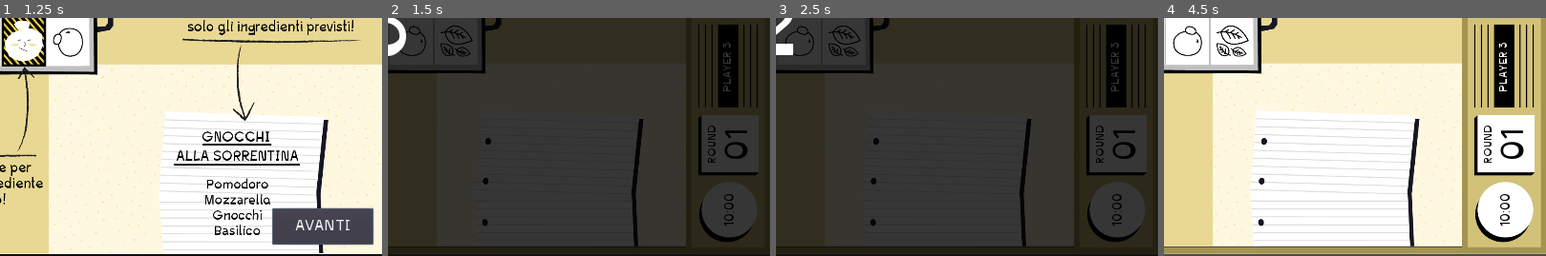
Above: before the commit, frames 1-4 (left to right).
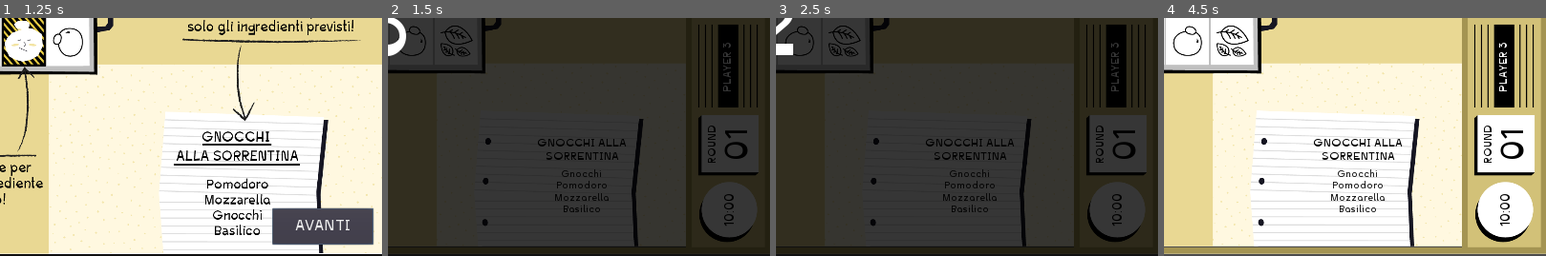
Above: after the commit, the same moments.

Repository: nuco-san/rotary_game
Game: Godot game, scene res://Scenes/Minigiochi/Minigioco_3.tscn
The game is run twice, just before and just after one commit, with the same random seed, the same clock (stepped at 60 frames per second) and the same inputs. This scene is started directly instead of the project's main scene.
Inputs:
- Up to frame 1 (1.25 s): click "AVANTI" at 0.5 s
- Up to frame 2 (1.5 s): click "AVANTI" at 1.25 s
- Up to frame 3 (2.5 s): tap Enter at 2 s
- Up to frame 4 (4.5 s): tap Space at 2.75 s; tap Enter at 4.25 s
The pictures show only the part of the screen within x 50-100%, y 50-100%; the shares and areas given below are measured in that part.

Frame 1 is identical in both runs. In frame 2, 0.9% of the frame differs, in the area x 39-63%, y 50-82%; in frame 3, 0.9%; in frame 4, 1.3%.

Commit message:
implementato lista della spesa

Diff:
--- /dev/null
+++ b/Scenes/FoodList.gd
@@ -0,0 +1,25 @@
+extends VBoxContainer
+
+export(PackedScene) var ListItem
+export(Array) var foods
+export(String) var title
+
+func _ready():
+	Global.connect("tick_item", self, "tick_item")
+	Global.connect("untick_item", self, "untick_item")
+	$Title.text = title
+	for food in foods:
+		var new_list_item = ListItem.instance()
+		new_list_item.item_name = food
+		$VBoxContainer.add_child(new_list_item)
+
+func tick_item(food_name):
+	for item in $VBoxContainer.get_children():
+		if item.item_name == food_name:
+			item.tick()
+
+
+func untick_item(food_name):
+	for item in $VBoxContainer.get_children():
+		if item.item_name == food_name:
+			item.untick()
--- /dev/null
+++ b/Scenes/FoodList.tscn
@@ -0,0 +1,32 @@
+[gd_scene load_steps=5 format=2]
+
+[ext_resource path="res://Scenes/FoodList.gd" type="Script" id=1]
+[ext_resource path="res://Scenes/ListItem.tscn" type="PackedScene" id=2]
+[ext_resource path="res://00_Font_ROTARY/Inconstant-Base100.ttf" type="DynamicFontData" id=3]
+
+[sub_resource type="DynamicFont" id=1]
+size = 30
+font_data = ExtResource( 3 )
+
+[node name="FoodList" type="VBoxContainer"]
+margin_right = 350.0
+margin_bottom = 250.0
+rect_min_size = Vector2( 350, 250 )
+custom_constants/separation = 15
+script = ExtResource( 1 )
+ListItem = ExtResource( 2 )
+
+[node name="Title" type="Label" parent="."]
+margin_right = 350.0
+margin_bottom = 32.0
+custom_colors/font_color = Color( 0, 0, 0, 1 )
+custom_fonts/font = SubResource( 1 )
+text = "Lista della spesa"
+align = 1
+autowrap = true
+uppercase = true
+
+[node name="VBoxContainer" type="VBoxContainer" parent="."]
+margin_top = 47.0
+margin_right = 350.0
+margin_bottom = 47.0
--- a/Scenes/FoodTrack.gd
+++ b/Scenes/FoodTrack.gd
@@ -52,12 +52,14 @@
 			$FinishingPoint/FoodBackgroundWrong.hide()
 			is_filled_correctly = true
 			Global.emit_signal("track_filled", true)
+			Global.emit_signal("tick_item", acceptable_id)
 	else:
 		$FinishingPoint/FoodBackgroundCorrect.hide()
 		$FinishingPoint/FoodBackgroundWrong.show()
 		if is_filled_correctly:
 			is_filled_correctly = false
 			Global.emit_signal("track_filled", false)
+			Global.emit_signal("untick_item", acceptable_id)
 	$FinishingPoint/ArrivedFoodSprite.texture = load("res://04_Sprite_EXPORT_ROTARY/Sprite_prodotti_senzaombra_EXPORT_ROTARY/" + area.food_id + "_sprite.png")
 	emit_signal("track_empty", track_id)
 	area.destroy_arrive()
--- a/Scenes/Global.gd
+++ b/Scenes/Global.gd
@@ -7,6 +7,8 @@
 signal track_filled
 signal timer_updated
 signal round_updated
+signal tick_item
+signal untick_item
 
 
 func next_minigame():
--- /dev/null
+++ b/Scenes/ListItem.gd
@@ -0,0 +1,14 @@
+extends Control
+
+
+export(String) var item_name
+
+func _ready():
+	$ListaLabel.text = item_name
+
+
+func tick():
+	$Barra.show()
+
+func untick():
+	$Barra.hide()
--- /dev/null
+++ b/Scenes/ListItem.tscn
@@ -0,0 +1,34 @@
+[gd_scene load_steps=4 format=2]
+
+[ext_resource path="res://00_Font_ROTARY/Inconstant-Base100.ttf" type="DynamicFontData" id=1]
+[ext_resource path="res://Scenes/ListItem.gd" type="Script" id=2]
+
+[sub_resource type="DynamicFont" id=1]
+size = 26
+font_data = ExtResource( 1 )
+
+[node name="ListItem" type="Control"]
+anchor_right = 1.0
+anchor_bottom = 1.0
+margin_right = -1671.0
+margin_bottom = -1176.0
+rect_min_size = Vector2( 350, 26 )
+script = ExtResource( 2 )
+
+[node name="ListaLabel" type="Label" parent="."]
+margin_right = 235.0
+margin_bottom = 28.0
+rect_min_size = Vector2( 350, 0 )
+custom_colors/font_color = Color( 0, 0, 0, 1 )
+custom_fonts/font = SubResource( 1 )
+text = "qualcosa"
+align = 1
+valign = 1
+
+[node name="Barra" type="ColorRect" parent="."]
+visible = false
+margin_left = 94.0
+margin_top = 12.0
+margin_right = 258.0
+margin_bottom = 15.0
+color = Color( 0, 0, 0, 1 )
--- a/Scenes/Minigiochi/Minigioco_1.tscn
+++ b/Scenes/Minigiochi/Minigioco_1.tscn
@@ -3,6 +3,30 @@
 [ext_resource path="res://Scenes/Minigioco.tscn" type="PackedScene" id=1]
 
 [node name="Minigioco_1" instance=ExtResource( 1 )]
+
+[node name="FoodBackgroundWrong" parent="TrackManagerBottom/FoodTrack_1/FinishingPoint" index="3"]
+frame = 2
+
+[node name="FoodBackgroundWrong" parent="TrackManagerBottom/FoodTrack_2/FinishingPoint" index="3"]
+frame = 2
+
+[node name="FoodBackgroundWrong" parent="TrackManagerRight/FoodTrack_1/FinishingPoint" index="3"]
+frame = 2
+
+[node name="FoodBackgroundWrong" parent="TrackManagerRight/FoodTrack_2/FinishingPoint" index="3"]
+frame = 2
+
+[node name="FoodBackgroundWrong" parent="TrackManagerTop/FoodTrack_1/FinishingPoint" index="3"]
+frame = 2
+
+[node name="FoodBackgroundWrong" parent="TrackManagerTop/FoodTrack_2/FinishingPoint" index="3"]
+frame = 2
+
+[node name="FoodList" parent="UI" index="5"]
+margin_left = 1291.0
+margin_right = 1641.0
+foods = [ "Pomodoro", "Formaggio", "Basilico", "Mozzarella", "Carota", "Zucchina", "Uova", "Gnocchi" ]
+title = "Lista della spesa"
 
 [editable path="TrackManagerLeft"]
 [editable path="TrackManagerBottom"]
@@ -18,3 +42,4 @@
 [editable path="UI/PlayerUIBottom"]
 [editable path="UI/PlayerUIRight"]
 [editable path="UI/PlayerUITop"]
+[editable path="UI/FoodList"]
--- a/Scenes/Minigiochi/Minigioco_2.tscn
+++ b/Scenes/Minigiochi/Minigioco_2.tscn
@@ -20,7 +20,7 @@
 position = Vector2( 657, -4 )
 
 [node name="FoodBackgroundWrong" parent="TrackManagerLeft/FoodTrack_1/FinishingPoint" index="3"]
-frame = 0
+frame = 1
 
 [node name="FoodTrack_2" parent="TrackManagerLeft" index="1"]
 food_res = ExtResource( 4 )
@@ -30,7 +30,7 @@
 position = Vector2( 657, -8 )
 
 [node name="FoodBackgroundWrong" parent="TrackManagerLeft/FoodTrack_2/FinishingPoint" index="3"]
-frame = 0
+frame = 1
 
 [node name="FoodTrack_1" parent="TrackManagerBottom" index="0"]
 food_res = ExtResource( 4 )
@@ -39,12 +39,18 @@
 [node name="FinishingPoint" parent="TrackManagerBottom/FoodTrack_1" index="0"]
 position = Vector2( 18, -588 )
 
+[node name="FoodBackgroundWrong" parent="TrackManagerBottom/FoodTrack_1/FinishingPoint" index="3"]
+frame = 2
+
 [node name="FoodTrack_2" parent="TrackManagerBottom" index="1"]
 food_res = ExtResource( 4 )
 acceptable_id = "Carota"
 
 [node name="FinishingPoint" parent="TrackManagerBottom/FoodTrack_2" index="0"]
 position = Vector2( 12, -586 )
+
+[node name="FoodBackgroundWrong" parent="TrackManagerBottom/FoodTrack_2/FinishingPoint" index="3"]
+frame = 2
 
 [node name="FoodTrack_1" parent="TrackManagerRight" index="0"]
 food_res = ExtResource( 4 )
@@ -53,12 +59,18 @@
 [node name="FinishingPoint" parent="TrackManagerRight/FoodTrack_1" index="0"]
 position = Vector2( -639, -3 )
 
+[node name="FoodBackgroundWrong" parent="TrackManagerRight/FoodTrack_1/FinishingPoint" index="3"]
+frame = 2
+
 [node name="FoodTrack_2" parent="TrackManagerRight" index="1"]
 food_res = ExtResource( 4 )
 acceptable_id = "Formaggio"
 
 [node name="FinishingPoint" parent="TrackManagerRight/FoodTrack_2" index="0"]
 position = Vector2( -638, -6 )
+
+[node name="FoodBackgroundWrong" parent="TrackManagerRight/FoodTrack_2/FinishingPoint" index="3"]
+frame = 2
 
 [node name="FoodTrack_1" parent="TrackManagerTop" index="0"]
 food_res = ExtResource( 4 )
@@ -67,14 +79,23 @@
 [node name="FinishingPoint" parent="TrackManagerTop/FoodTrack_1" index="0"]
 position = Vector2( 17, 572 )
 
+[node name="FoodBackgroundWrong" parent="TrackManagerTop/FoodTrack_1/FinishingPoint" index="3"]
+frame = 2
+
 [node name="FoodTrack_2" parent="TrackManagerTop" index="1"]
 food_res = ExtResource( 4 )
 
 [node name="FinishingPoint" parent="TrackManagerTop/FoodTrack_2" index="0"]
 position = Vector2( 11, 573 )
 
+[node name="FoodBackgroundWrong" parent="TrackManagerTop/FoodTrack_2/FinishingPoint" index="3"]
+frame = 2
+
 [node name="Sfondo_sopra" parent="." index="5"]
 texture = ExtResource( 3 )
+
+[node name="FoodList" parent="UI" index="5"]
+visible = false
 
 [node name="IntroSlides" parent="." index="7"]
 texture = ExtResource( 6 )
@@ -96,3 +117,4 @@
 [editable path="UI/PlayerUIBottom"]
 [editable path="UI/PlayerUIRight"]
 [editable path="UI/PlayerUITop"]
+[editable path="UI/FoodList"]
--- a/Scenes/Minigiochi/Minigioco_3.tscn
+++ b/Scenes/Minigiochi/Minigioco_3.tscn
@@ -20,7 +20,7 @@
 position = Vector2( 672, -6 )
 
 [node name="FoodBackgroundWrong" parent="TrackManagerLeft/FoodTrack_1/FinishingPoint" index="3"]
-frame = 1
+frame = 0
 
 [node name="FoodTrack_2" parent="TrackManagerLeft" index="1"]
 food_res = ExtResource( 4 )
@@ -30,7 +30,7 @@
 position = Vector2( 672, -7 )
 
 [node name="FoodBackgroundWrong" parent="TrackManagerLeft/FoodTrack_2/FinishingPoint" index="3"]
-frame = 1
+frame = 0
 
 [node name="FoodTrack_1" parent="TrackManagerBottom" index="0"]
 food_res = ExtResource( 4 )
@@ -39,18 +39,12 @@
 [node name="FinishingPoint" parent="TrackManagerBottom/FoodTrack_1" index="0"]
 position = Vector2( 11, -592 )
 
-[node name="FoodBackgroundWrong" parent="TrackManagerBottom/FoodTrack_1/FinishingPoint" index="3"]
-frame = 2
-
 [node name="FoodTrack_2" parent="TrackManagerBottom" index="1"]
 food_res = ExtResource( 4 )
 acceptable_id = "Mozzarella"
 
 [node name="FinishingPoint" parent="TrackManagerBottom/FoodTrack_2" index="0"]
 position = Vector2( 5, -591 )
-
-[node name="FoodBackgroundWrong" parent="TrackManagerBottom/FoodTrack_2/FinishingPoint" index="3"]
-frame = 2
 
 [node name="FoodTrack_1" parent="TrackManagerRight" index="0"]
 food_res = ExtResource( 4 )
@@ -59,18 +53,12 @@
 [node name="FinishingPoint" parent="TrackManagerRight/FoodTrack_1" index="0"]
 position = Vector2( -665, -6 )
 
-[node name="FoodBackgroundWrong" parent="TrackManagerRight/FoodTrack_1/FinishingPoint" index="3"]
-frame = 2
-
 [node name="FoodTrack_2" parent="TrackManagerRight" index="1"]
 food_res = ExtResource( 4 )
 acceptable_id = "Basilico"
 
 [node name="FinishingPoint" parent="TrackManagerRight/FoodTrack_2" index="0"]
 position = Vector2( -665, -7 )
-
-[node name="FoodBackgroundWrong" parent="TrackManagerRight/FoodTrack_2/FinishingPoint" index="3"]
-frame = 2
 
 [node name="FoodTrack_1" parent="TrackManagerTop" index="0"]
 food_res = ExtResource( 4 )
@@ -79,20 +67,22 @@
 [node name="FinishingPoint" parent="TrackManagerTop/FoodTrack_1" index="0"]
 position = Vector2( 11, 574 )
 
-[node name="FoodBackgroundWrong" parent="TrackManagerTop/FoodTrack_1/FinishingPoint" index="3"]
-frame = 2
-
 [node name="FoodTrack_2" parent="TrackManagerTop" index="1"]
 food_res = ExtResource( 4 )
 
 [node name="FinishingPoint" parent="TrackManagerTop/FoodTrack_2" index="0"]
 position = Vector2( 6, 576 )
 
-[node name="FoodBackgroundWrong" parent="TrackManagerTop/FoodTrack_2/FinishingPoint" index="3"]
-frame = 2
-
 [node name="Sfondo_sopra" parent="." index="5"]
 texture = ExtResource( 2 )
+
+[node name="FoodList" parent="UI" index="5"]
+margin_left = 1272.0
+margin_top = 907.0
+margin_right = 1522.0
+margin_bottom = 1157.0
+foods = [ "Gnocchi", "Pomodoro", "Mozzarella", "Basilico" ]
+title = "Gnocchi alla sorrentina"
 
 [node name="IntroSlides" parent="." index="7"]
 texture = ExtResource( 6 )
@@ -114,3 +104,4 @@
 [editable path="UI/PlayerUIBottom"]
 [editable path="UI/PlayerUIRight"]
 [editable path="UI/PlayerUITop"]
+[editable path="UI/FoodList"]
--- a/Scenes/Minigioco.tscn
+++ b/Scenes/Minigioco.tscn
@@ -10,6 +10,7 @@
 [ext_resource path="res://01_Cutscenes_EXPORT_ROTARY/Cutscenes_intro_EXPORT_ROTARY/Cutscenes_Intro_1.png" type="Texture" id=8]
 [ext_resource path="res://01_Cutscenes_EXPORT_ROTARY/Cutscenes_intro_EXPORT_ROTARY/Cutscenes_Intro_2.png" type="Texture" id=9]
 [ext_resource path="res://Scenes/ResultsUI.tscn" type="PackedScene" id=10]
+[ext_resource path="res://Scenes/FoodList.tscn" type="PackedScene" id=11]
 
 [node name="Minigioco" type="Node2D"]
 position = Vector2( 0, -7 )
@@ -43,6 +44,9 @@
 [node name="FinishingPoint" parent="TrackManagerBottom/FoodTrack_1" index="0"]
 position = Vector2( 8, -588 )
 
+[node name="FoodBackgroundWrong" parent="TrackManagerBottom/FoodTrack_1/FinishingPoint" index="3"]
+frame = 1
+
 [node name="FoodTrack_2" parent="TrackManagerBottom" index="1"]
 position = Vector2( 117, -1 )
 acceptable_id = "Zucchina"
@@ -50,6 +54,9 @@
 [node name="FinishingPoint" parent="TrackManagerBottom/FoodTrack_2" index="0"]
 position = Vector2( 7, -585 )
 
+[node name="FoodBackgroundWrong" parent="TrackManagerBottom/FoodTrack_2/FinishingPoint" index="3"]
+frame = 1
+
 [node name="TrackManagerRight" parent="." instance=ExtResource( 3 )]
 position = Vector2( 1797, 539 )
 
@@ -59,6 +66,9 @@
 
 [node name="FinishingPoint" parent="TrackManagerRight/FoodTrack_1" index="0"]
 position = Vector2( -659, 0 )
+
+[node name="FoodBackgroundWrong" parent="TrackManagerRight/FoodTrack_1/FinishingPoint" index="3"]
+frame = 1
 
 [node name="FoodTrack_2" parent="TrackManagerRight" index="1"]
 position = Vector2( 0, 133 )
@@ -68,6 +78,9 @@
 [node name="FinishingPoint" parent="TrackManagerRight/FoodTrack_2" index="0"]
 position = Vector2( -659, 0 )
 
+[node name="FoodBackgroundWrong" parent="TrackManagerRight/FoodTrack_2/FinishingPoint" index="3"]
+frame = 1
+
 [node name="TrackManagerTop" parent="." instance=ExtResource( 3 )]
 position = Vector2( 897, -41 )
 
@@ -77,6 +90,9 @@
 
 [node name="FinishingPoint" parent="TrackManagerTop/FoodTrack_1" index="0"]
 position = Vector2( 8, 578 )
+
+[node name="FoodBackgroundWrong" parent="TrackManagerTop/FoodTrack_1/FinishingPoint" index="3"]
+frame = 1
 
 [node name="FoodTrack_2" parent="TrackManagerTop" index="1"]
 position = Vector2( 117, -1 )
@@ -85,6 +101,9 @@
 
 [node name="FinishingPoint" parent="TrackManagerTop/FoodTrack_2" index="0"]
 position = Vector2( 7, 581 )
+
+[node name="FoodBackgroundWrong" parent="TrackManagerTop/FoodTrack_2/FinishingPoint" index="3"]
+frame = 1
 
 [node name="Sfondo_sopra" type="Sprite" parent="."]
 position = Vector2( 961, 601 )
@@ -187,6 +206,12 @@
 margin_top = -623.0
 margin_right = 990.0
 margin_bottom = 641.0
+
+[node name="FoodList" parent="UI" instance=ExtResource( 11 )]
+margin_left = 1340.0
+margin_top = 885.0
+margin_right = 1590.0
+margin_bottom = 1135.0
 
 [node name="IntroSlides" parent="." instance=ExtResource( 7 )]
 slides = [ ExtResource( 8 ), ExtResource( 9 ) ]
@@ -218,3 +243,4 @@
 [editable path="UI/PlayerUIBottom"]
 [editable path="UI/PlayerUIRight"]
 [editable path="UI/PlayerUITop"]
+[editable path="UI/FoodList"]
--- a/Scenes/TItleScreen.gd
+++ b/Scenes/TItleScreen.gd
@@ -10,3 +10,8 @@
 
 func start_selected_minigame(number):
 	Global.load_minigame(number)
+
+
+func hide_level_selection():
+	$MainButtons.show()
+	$LevelSelectionButtons.hide()
--- a/Scenes/TItleScreen.tscn
+++ b/Scenes/TItleScreen.tscn
@@ -68,6 +68,7 @@
 margin_top = 25.0
 margin_right = 128.0
 margin_bottom = 206.0
+custom_constants/separation = 30
 
 [node name="BottoneMinigioco_1" parent="LevelSelectionButtons" instance=ExtResource( 3 )]
 minigame_number = 1
@@ -84,8 +85,16 @@
 text = "Minigioco 3"
 minigame_number = 3
 
+[node name="LevelSelectionButton" type="Button" parent="LevelSelectionButtons"]
+margin_top = 156.0
+margin_right = 256.0
+margin_bottom = 204.0
+custom_fonts/font = SubResource( 2 )
+text = "INDIETRO"
+
 [connection signal="pressed" from="MainButtons/StoryModeButton" to="." method="start_story_mode"]
 [connection signal="pressed" from="MainButtons/LevelSelectionButton" to="." method="show_level_selection"]
 [connection signal="minigame_selected" from="LevelSelectionButtons/BottoneMinigioco_1" to="." method="start_selected_minigame"]
 [connection signal="minigame_selected" from="LevelSelectionButtons/BottoneMinigioco_2" to="." method="start_selected_minigame"]
 [connection signal="minigame_selected" from="LevelSelectionButtons/BottoneMinigioco_3" to="." method="start_selected_minigame"]
+[connection signal="pressed" from="LevelSelectionButtons/LevelSelectionButton" to="." method="hide_level_selection"]
Not shown: 1 places in Scenes/Minigioco.tscn that only renumber resources
Not shown, changed: Builds/RotaryHTML/index.html
Not shown, changed: Builds/RotaryHTML/index.pck
